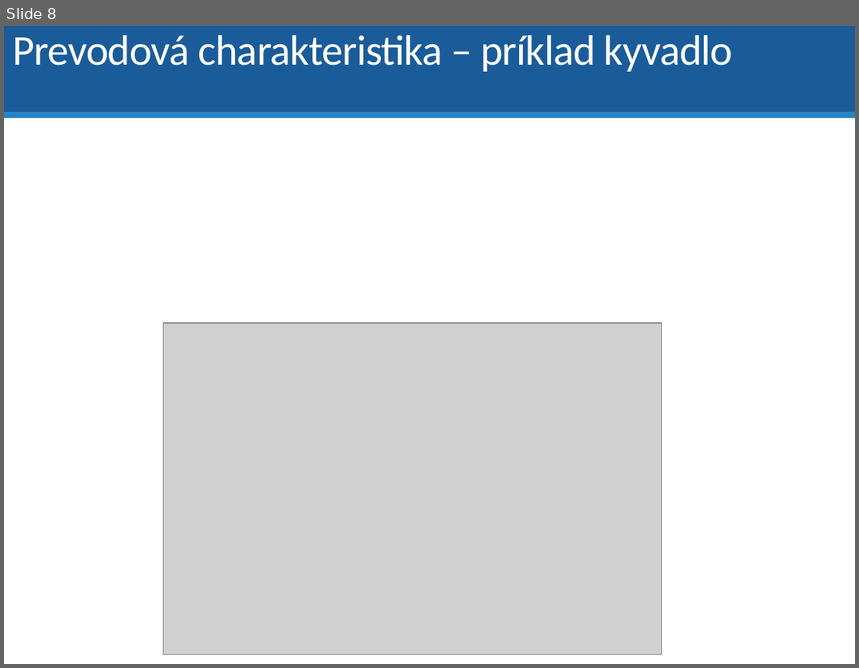
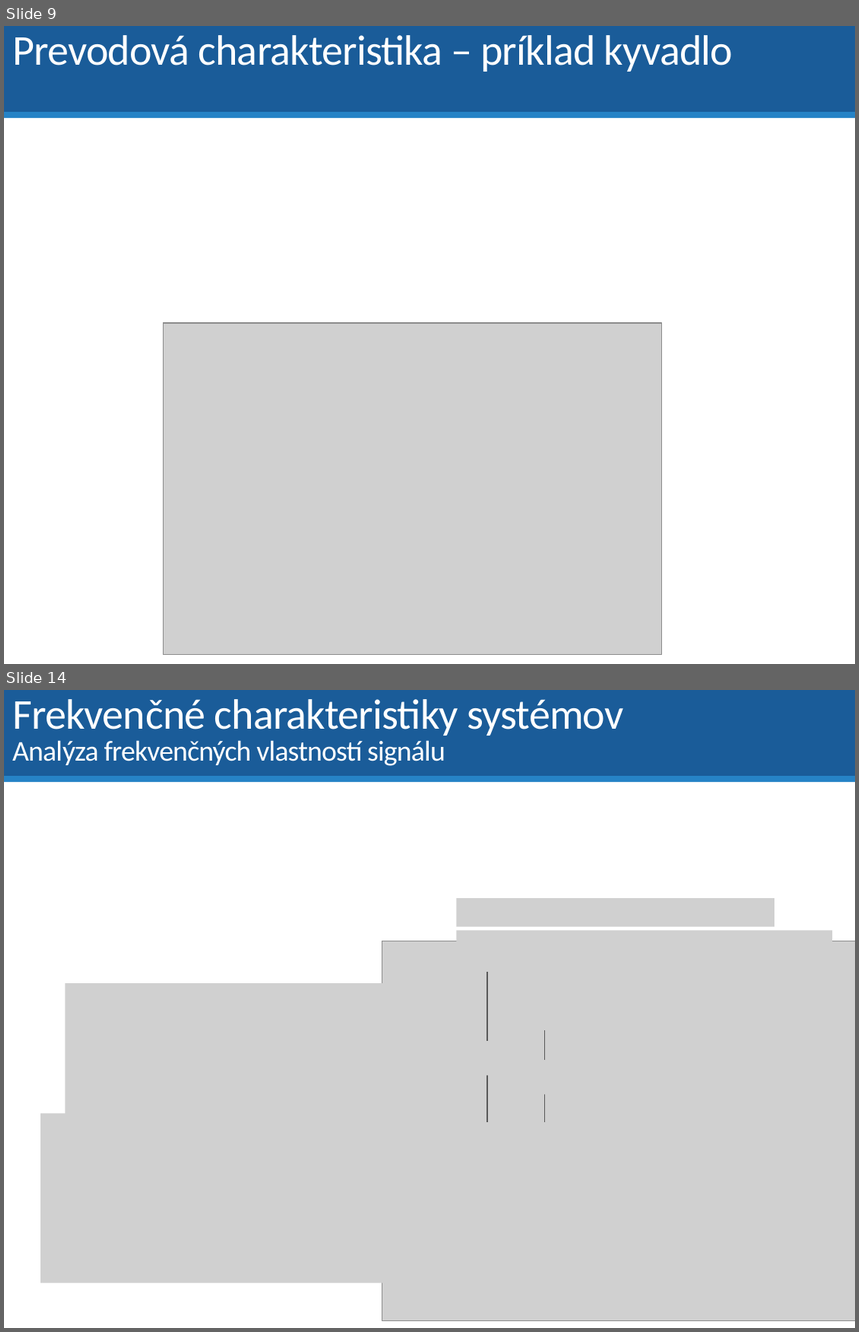
Before and after one commit to dodekm/TeamProjektKybernetika, a slide deck: Nove prednasky/P4 Vlastnosti prenosovych funkcii.pptx. Shown one above the other, each under a label of ours: slide 8 before the commit, slides 9 and 14 after it; the slides between them are not shown. The pictures are 859x668 and 859x1332 pixels, drawn with LibreOffice and Linux fonts; fonts in the diff are those of the drawing; grey boxes stand for pictures. Boxes give left, top, right and bottom in pixels: in the first picture for what was removed or moved away, otherwise in the second. Text is boxed around its words. In the diff, an @@ line names an element or a change of style, - is before the commit and + after.

```diff
--- a/Nove prednasky/P4 Vlastnosti prenosovych funkcii.pptx
+++ b/Nove prednasky/P4 Vlastnosti prenosovych funkcii.pptx
@@ slide 14 added at (4, 690, 855, 1328), background #FFFFFF; not listed: 2 template elements that a slide beside it also shows @@
@@ title added at (12, 699, 624, 766), 24.3 pt, text #FFFFFF @@
+Frekvenčné charakteristiky systémov
+Analýza frekvenčných vlastností signálu
@@ picture added at (457, 898, 775, 927) @@
@@ picture added at (457, 930, 833, 959) @@
@@ picture added at (382, 941, 855, 1321) @@
@@ picture added at (66, 983, 420, 1213) @@
@@ line added from (487, 972) to (487, 1122), #595959 1 pt @@
@@ line added from (544, 1030) to (544, 1122), #595959 1 pt @@
@@ picture added at (477, 1042, 527, 1075) @@
@@ picture added at (534, 1060, 585, 1094) @@
@@ picture added at (40, 1114, 471, 1284) @@
@@ what was slide 8 is now slide 9 @@
```
Also in this commit, not shown: 19 slides changed, 8 other slides added, 2 slides removed, 6 other files.
